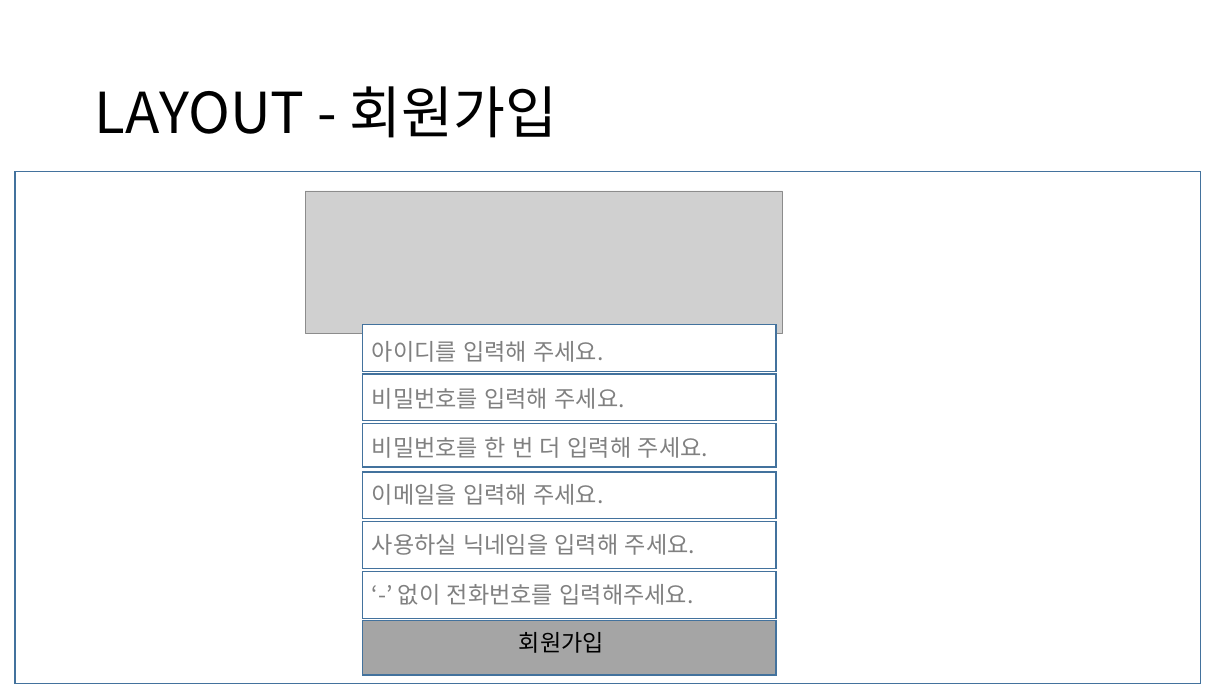
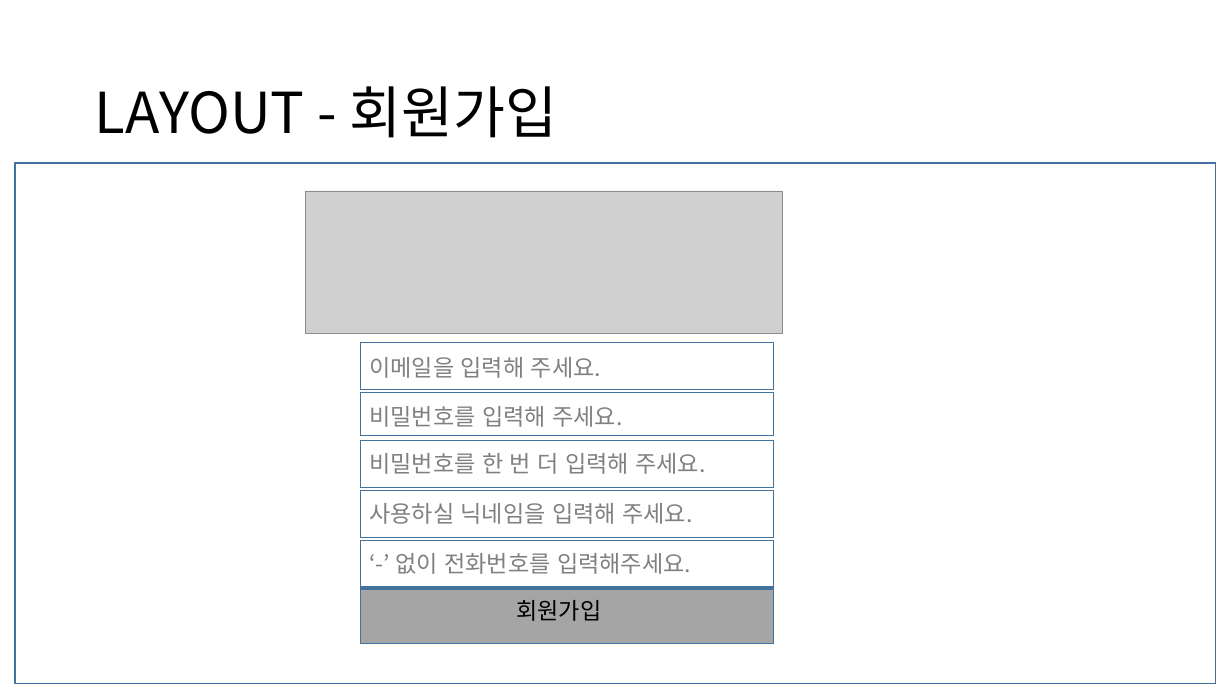
Before and after one commit to Camelllia/BaeminApplication, a slide deck: slide 9 of 202131205_김승진_실무게임프로그래밍_기획서.pptx. Drawn at 1232x693 pixels with LibreOffice and Linux fonts; fonts in the diff are those of the drawing; grey boxes stand for pictures. Boxes give left, top, right and bottom in pixels: in the first picture for what was removed or moved away, otherwise in the second. Text is boxed around its words. In the diff, an @@ line names an element or a change of style, - is before the commit and + after.

```diff
--- a/202131205_김승진_실무게임프로그래밍_기획서.pptx
+++ b/202131205_김승진_실무게임프로그래밍_기획서.pptx
@@ rectangle: place and size @@
-rectangle at box(15, 171, 1201, 683)
+rectangle at box(15, 163, 1215, 683)
@@ rectangle removed at box(363, 324, 776, 372) @@
@@ text at box(369, 357, 601, 378): text changed @@
-비밀번호를 입력해 주세요.
+이메일을 입력해 주세요.
@@ text removed at box(372, 341, 603, 362) @@
-아이디를 입력해 주세요.
@@ text at box(369, 406, 622, 427): text changed @@
-비밀번호를 한 번 더 입력해 주세요.
+비밀번호를 입력해 주세요.
@@ text at box(369, 453, 705, 474): text changed @@
-이메일을 입력해 주세요.
+비밀번호를 한 번 더 입력해 주세요.
@@ 6 rectangles, 3 texts: place and size @@
-6 rectangles, 3 texts at box(363, 374, 776, 675)
+6 rectangles, 3 texts at box(360, 343, 774, 644)
```
Also in this commit, not shown: 2 other slides changed, 1 other file.
